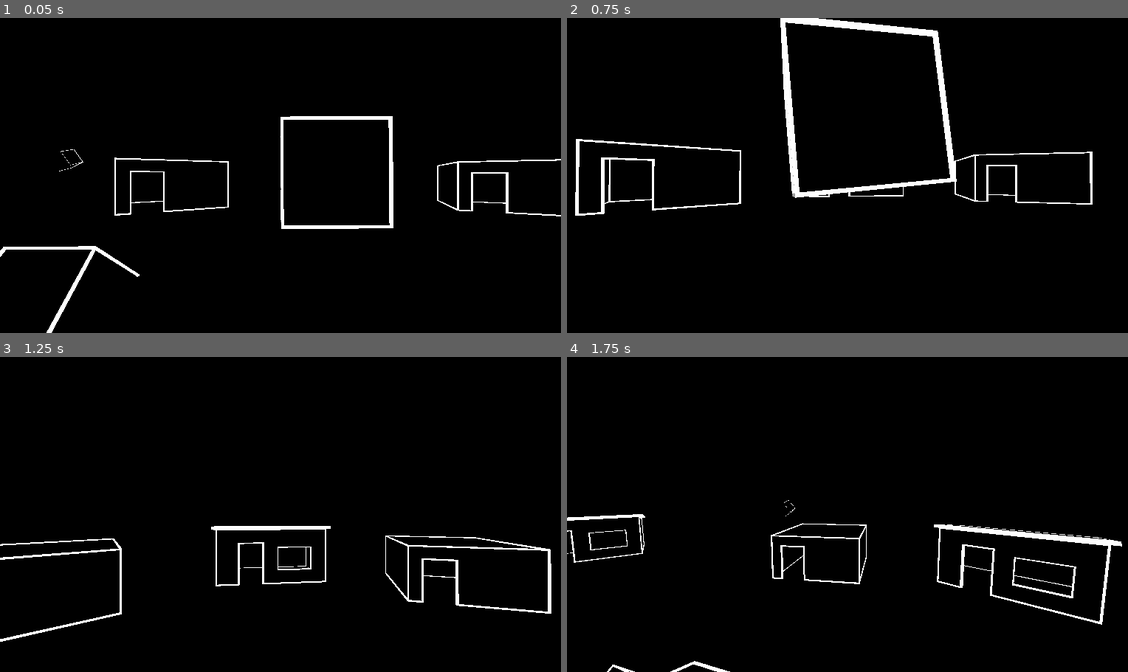
Above: before the commit, frames 1-4 (two rows, left to right).
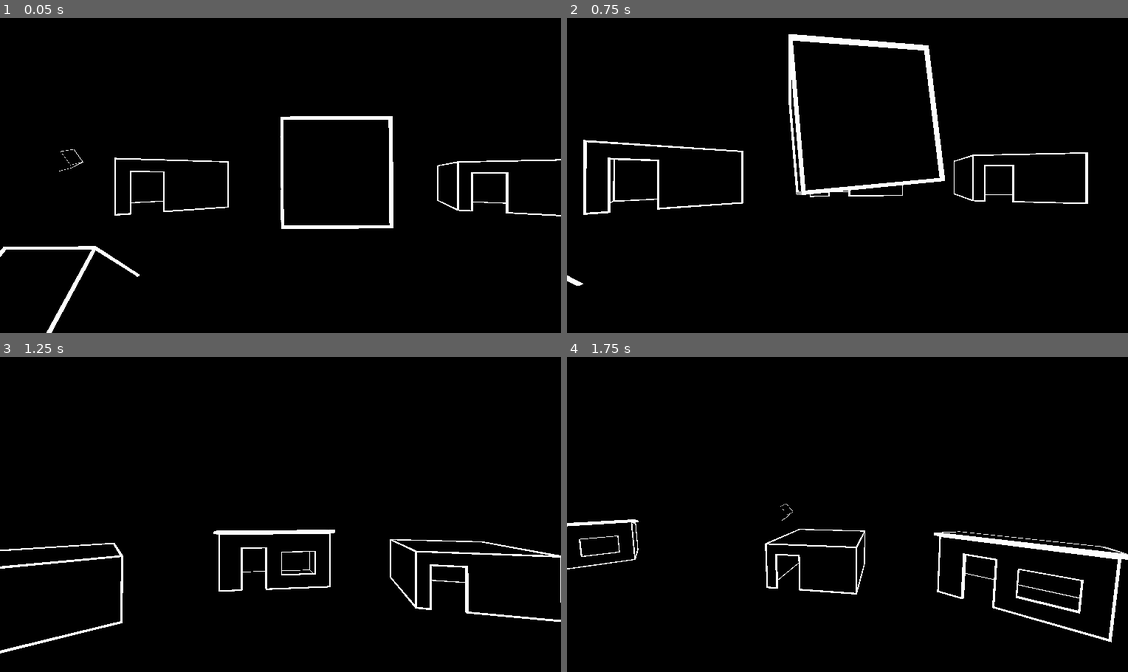
Above: after the commit, the same moments.

Repository: ChasingAir/3d1
Game: Godot game, scene res://Scenes/TestScene.tscn
Two runs of this game, one before a commit and one after it. Both use one fixed random seed, a clock stepped at 60 frames per second and the inputs below.
Inputs (mouse positions are in pixels of both pictures, inside the frame that each line leads up to):
- Up to frame 1 (0.05 s): no input
- Up to frame 2 (0.75 s): tap Enter (ui_accept) at 0.5 s; move the mouse to (875, 175) at 0.52 s; hold W (move_forward) from 0.53 s (still down); hold Shift (move_sprint) from 0.53 s (still down)
- Up to frame 3 (1.25 s): keep holding W (move_forward); keep holding Shift (move_sprint); tap Space (jump) at 0.77 s
- Up to frame 4 (1.75 s): move the mouse to (735, 530) at 1.27 s; release W (move_forward) at 1.28 s; release Shift (move_sprint) at 1.28 s; hold S (move_backward) from 1.28 s (still down); tap Shift (move_sprint) at 1.35 s; tap Space (jump) at 1.52 s

Frame 1 is identical in both runs. In frame 2, 4.6% of the frame differs, in the area x 0-94%, y 0-86%; in frame 3, 3.7%; in frame 4, 4.1%.

Commit message:
imported sprites, updated testbuild1

Diff:
--- a/Scenes/GroundPlane.tscn
+++ b/Scenes/GroundPlane.tscn
@@ -10,12 +10,12 @@
 [node name="GroundPlane" type="Spatial"]
 
 [node name="MeshInstance" type="MeshInstance" parent="."]
-transform = Transform( 50, 0, 0, 0, 0.1, 0, 0, 0, 50, 0, 0, 0 )
+transform = Transform( 100, 0, 0, 0, 0.1, 0, 0, 0, 100, 0, 0, 0 )
 mesh = SubResource( 1 )
 material/0 = SubResource( 2 )
 
 [node name="KinematicBody" type="KinematicBody" parent="."]
 
 [node name="CollisionShape" type="CollisionShape" parent="KinematicBody"]
-transform = Transform( 50, 0, 0, 0, 0.1, 0, 0, 0, 50, 0, 0, 0 )
+transform = Transform( 100, 0, 0, 0, 0.1, 0, 0, 0, 100, 0, 0, 0 )
 shape = SubResource( 3 )
--- a/Scenes/TestScene.tscn
+++ b/Scenes/TestScene.tscn
@@ -1,13 +1,14 @@
-[gd_scene load_steps=9 format=2]
+[gd_scene load_steps=10 format=2]
 
 [ext_resource path="res://Scenes/TestScene.gd" type="Script" id=1]
 [ext_resource path="res://Scenes/GroundPlane.tscn" type="PackedScene" id=2]
-[ext_resource path="res://Scenes/Player.tscn" type="PackedScene" id=3]
-[ext_resource path="res://Scripts/Player.gd" type="Script" id=4]
-[ext_resource path="res://Scenes/Tesuto.tscn" type="PackedScene" id=5]
-[ext_resource path="res://Scenes/Tesuto.gd" type="Script" id=6]
-[ext_resource path="res://Scenes/house.tscn" type="PackedScene" id=7]
-[ext_resource path="res://Scenes/hut.tscn" type="PackedScene" id=8]
+[ext_resource path="res://Scenes/man.tscn" type="PackedScene" id=3]
+[ext_resource path="res://Scenes/Player.tscn" type="PackedScene" id=4]
+[ext_resource path="res://Scripts/Player.gd" type="Script" id=5]
+[ext_resource path="res://Scenes/Tesuto.tscn" type="PackedScene" id=6]
+[ext_resource path="res://Scenes/Tesuto.gd" type="Script" id=7]
+[ext_resource path="res://Scenes/house.tscn" type="PackedScene" id=8]
+[ext_resource path="res://Scenes/hut.tscn" type="PackedScene" id=9]
 
 [node name="TestScene" type="Spatial"]
 script = ExtResource( 1 )
@@ -15,9 +16,12 @@
 [node name="GroundPlane" parent="." instance=ExtResource( 2 )]
 transform = Transform( 1, 0, 0, 0, 1, 0, 0, 0, 1, 0, 0, -2 )
 
-[node name="Player" parent="." instance=ExtResource( 3 )]
+[node name="Sprite3D" parent="GroundPlane" instance=ExtResource( 3 )]
+transform = Transform( 1.5, 0, 0, 0, 1.5, 0, 0, 0, 1.5, -0.0532961, 1.46891, -0.302793 )
+
+[node name="Player" parent="." instance=ExtResource( 4 )]
 transform = Transform( 1, 0, 0, 0, 1, 0, 0, 0, 1, 0, 2, 0 )
-script = ExtResource( 4 )
+script = ExtResource( 5 )
 
 [node name="Head" type="Spatial" parent="Player"]
 transform = Transform( 1, 0, 0, 0, 1, 0, 0, 0, 1, 0, 1, 0 )
--- /dev/null
+++ b/Scenes/man.tscn
@@ -0,0 +1,12 @@
+[gd_scene load_steps=3 format=2]
+
+[ext_resource path="res://Sprites/Man.png" type="Texture" id=1]
+
+[sub_resource type="SpatialMaterial" id=1]
+flags_transparent = true
+params_billboard_mode = 2
+
+[node name="Sprite3D" type="Sprite3D"]
+transform = Transform( 1, 0, 0, 0, 1, 0, 0, 0, 1, -0.00441658, 0, -0.00158417 )
+material_override = SubResource( 1 )
+texture = ExtResource( 1 )
Not shown: 1 places in Scenes/TestScene.tscn that only renumber resources
Not shown, added: Sprites/Dead Tree 1.png.import
Not shown, added: Sprites/Grass 1.png.import
Not shown, added: Sprites/Grass 2.png.import
Not shown, added: Sprites/Grass 3.png.import
Not shown, added: Sprites/Man.png.import
Not shown, changed: build/test/testbuild1.pck
